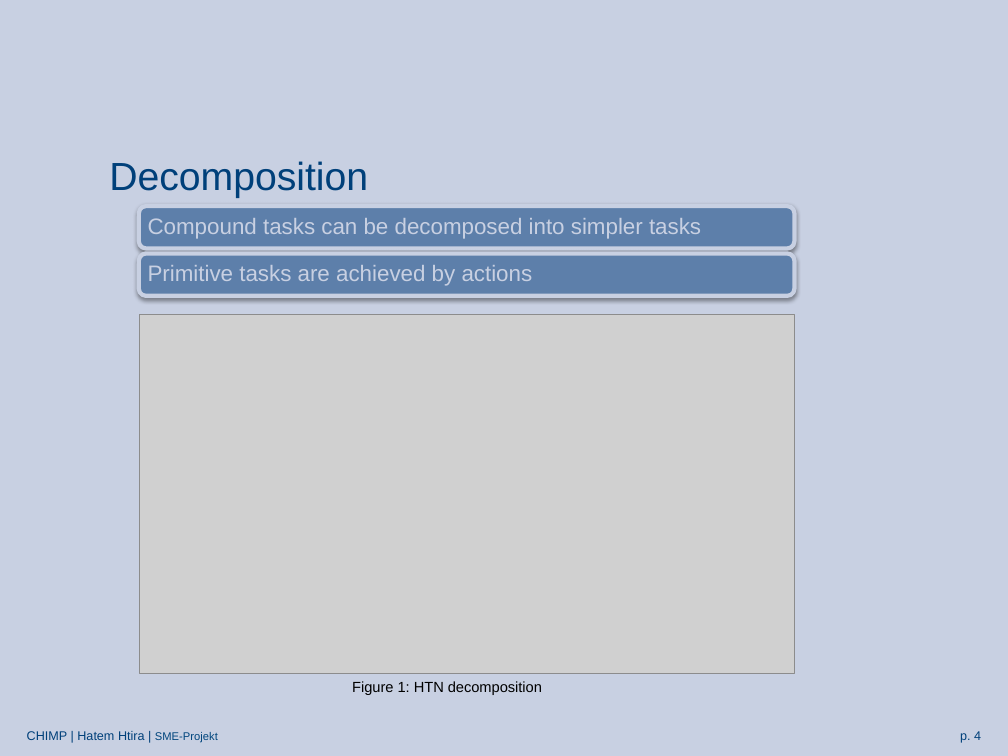
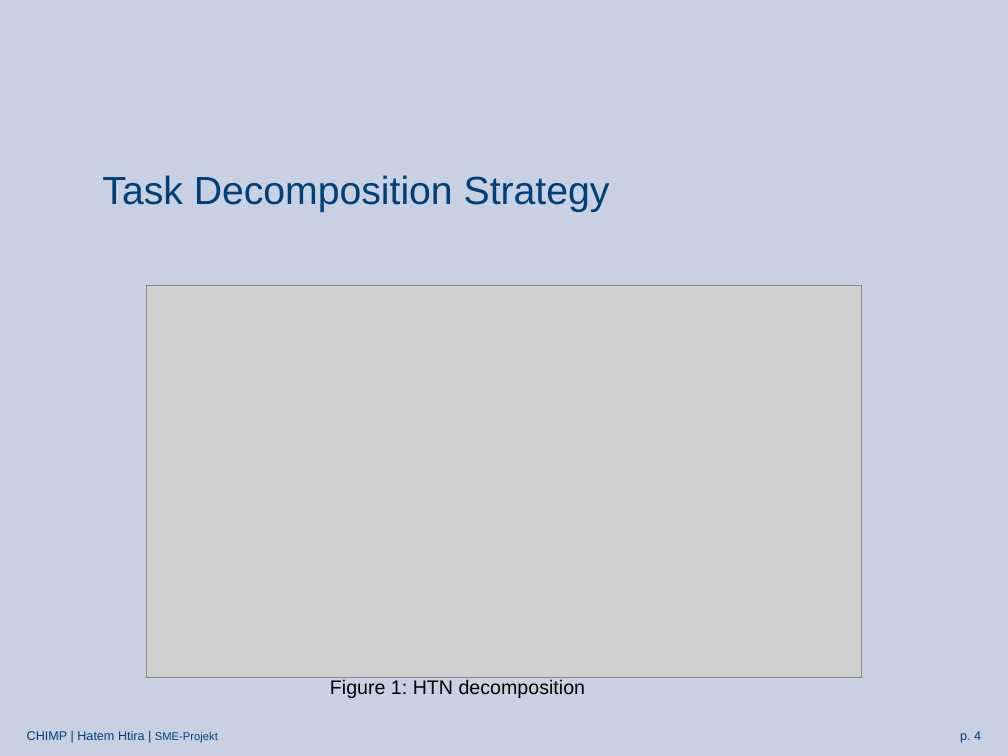
Before and after one commit to htiraHatem/CHIMP_MDP, a slide deck: slide 4 of HTN2MDP presentation.pptx. Drawn at 1008x756 pixels with LibreOffice and Linux fonts; fonts in the diff are those of the drawing; grey boxes stand for pictures; background and template pictures are left out. Boxes give left, top, right and bottom in pixels: in the first picture for what was removed or moved away, otherwise in the second. Text is boxed around its words. In the diff, an @@ line names an element or a change of style, - is before the commit and + after.

```diff
--- a/HTN2MDP presentation.pptx
+++ b/HTN2MDP presentation.pptx
@@ title "Task Decomposition Strategy" at bbox=[102, 175, 610, 212]: vertical alignment bottom to middle @@
@@ title at bbox=[102, 175, 610, 212]: text changed @@
-Decomposition
+Task Decomposition Strategy
@@ group removed at bbox=[139, 207, 794, 296]: 2 rounded rectangles, 2 texts @@
-Compound tasks can be decomposed into simpler tasks
-Primitive tasks are achieved by actions
@@ picture: place and size @@
-picture at bbox=[140, 314, 794, 673]
+picture at bbox=[146, 285, 862, 677]
@@ text "Figure 1: HTN decomposition": place and size @@
-text "Figure 1: HTN decomposition" at bbox=[352, 681, 542, 695]
+text "Figure 1: HTN decomposition" at bbox=[330, 679, 586, 698]
@@ text "Figure 1: HTN decomposition" at bbox=[330, 679, 586, 698]: size 10.5 to 14 pt @@
```
Also in this commit, not shown: 14 other slides changed, 1 slide removed.
